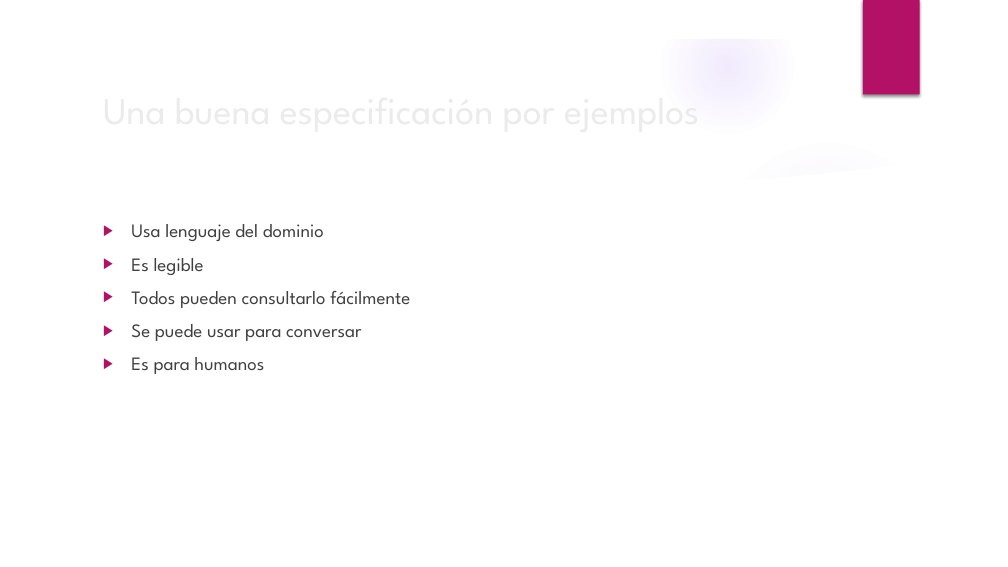
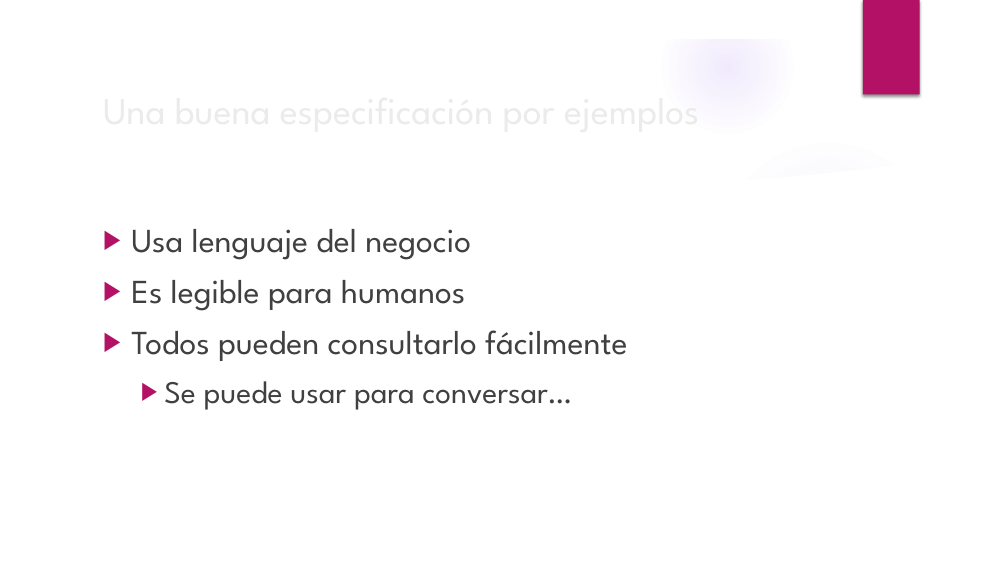
Before and after one commit to oscarcenteno/charla-especificacion-por-ejemplos, a slide deck: slide 16 of Especificacion por Ejemplos.pptx. Drawn at 1008x567 pixels with LibreOffice and Linux fonts; fonts in the diff are those of the drawing; background and template pictures are left out. Boxes give left, top, right and bottom in pixels: in the first picture for what was removed or moved away, otherwise in the second. Text is boxed around its words. In the diff, an @@ line names an element or a change of style, - is before the commit and + after.

Commit message:
Mejoro ejemplo de Entregas Gratuitas. Configuro OpenCover y Coveralls.io

```diff
--- a/Especificacion por Ejemplos.pptx
+++ b/Especificacion por Ejemplos.pptx
@@ text at (131, 229, 471, 311): text changed; size 18 to 32 pt @@
-▶ Usa lenguaje del dominio
-▶ Es legible
+▶ Usa lenguaje del negocio
+▶ Es legible para humanos
@@ text at (131, 330, 627, 361): size 18 to 32 pt in "Todos pueden consultarlo fácilmente" @@
@@ text at (164, 381, 572, 410): text changed; size 18 to 30 pt @@
-▶ Se puede usar para conversar
-▶ Es para humanos
+  ▶ Se puede usar para conversar…
```
Also in this commit, not shown: 6 other slides changed, 1 slide added, 53 other files.
